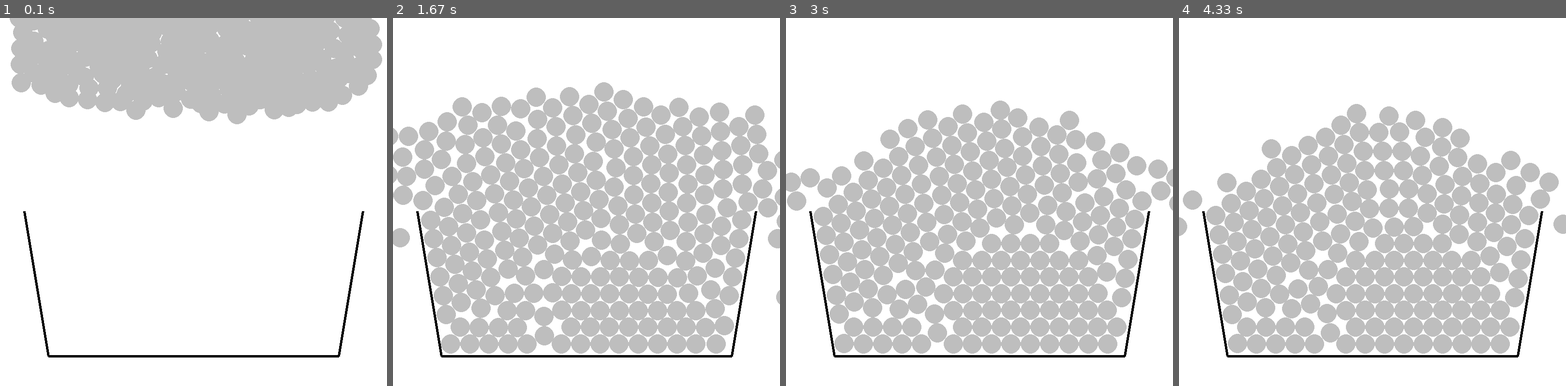
Above: before the commit, frames 1-4 (left to right).
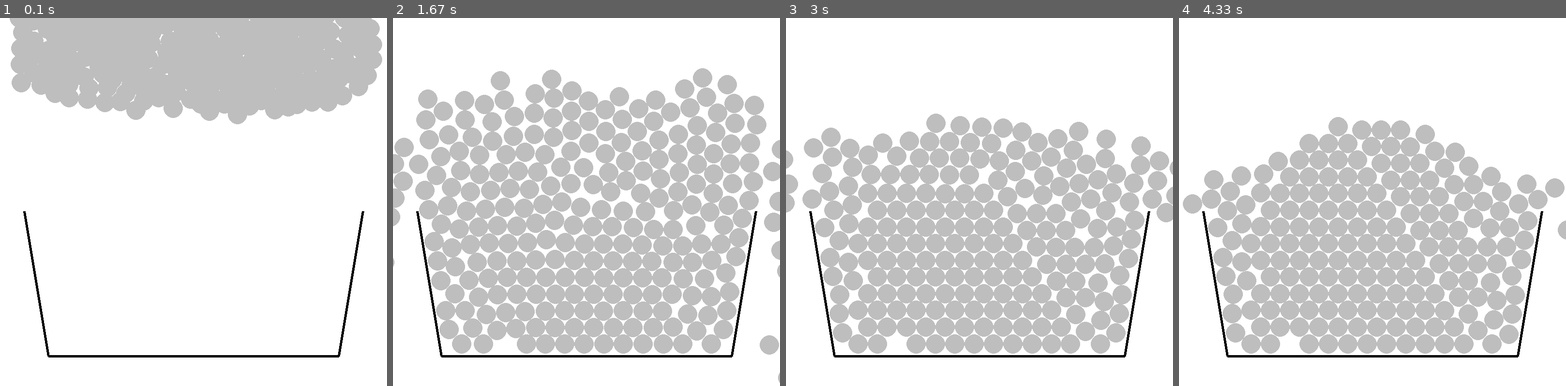
Above: after the commit, the same moments.

Repository: Alex-Epstein/Blueprint
Game: pygame game, started from free_fall.py
Same seed, same stepped clock (60 frames per second), same inputs: the game is played once before the commit and once after it.
Inputs:
- Up to frame 1 (0.1 s): no input
- Up to frame 2 (1.67 s): no input
- Up to frame 3 (3 s): no input
- Up to frame 4 (4.33 s): no input

The runs differ from the first frame. In frame 1, 0.1% of the frame differs, in the area x 17-96%, y 0-29%; in frame 2, 22%, in the area x 0-100%, y 13-100%; in frame 3, 18%; in frame 4, 15%.

Commit message:
Fixed error in nudge in free_fall, started projectile_motion

Diff:
--- a/free_fall.py
+++ b/free_fall.py
@@ -15,7 +15,8 @@
     body.position = (x, y)
     shape = pymunk.Circle(body, radius)
     space.add(body, shape)
-    body.apply_force_at_local_point((random.randrange(-100 * mass, 100 * mass), 0))
+    if nudge_x:
+        body.apply_force_at_local_point((random.randrange(-100 * mass, 100 * mass), 0))
     return shape
 
 def draw_circles(circles):
--- a/projectile_motion.py
+++ b/projectile_motion.py
@@ -1 +1,19 @@
 import pymunk, pygame, sys
+
+BLACK = pygame.Color("black")
+GREY = pygame.Color("grey")
+WHITE = pygame.Color("white")
+
+pygame.init()
+screen = pygame.display.set_mode((800, 800), pygame.RESIZABLE)
+clock = pygame.time.Clock()
+space = pymunk.Space()
+space.gravity = (0, 98.1)
+
+def create_projectile(space, mass=10, moment=100, x=400, y=0, radius=40):
+    body = pymunk.Body(mass, moment, pymunk.Body.DYNAMIC)
+    body.position = (x, y)
+    shape = pymunk.Circle(body, radius)
+    space.add(body, shape)
+    body.apply_force_at_local_point((random.randrange(-100 * mass, 100 * mass), 0))
+    return shape
